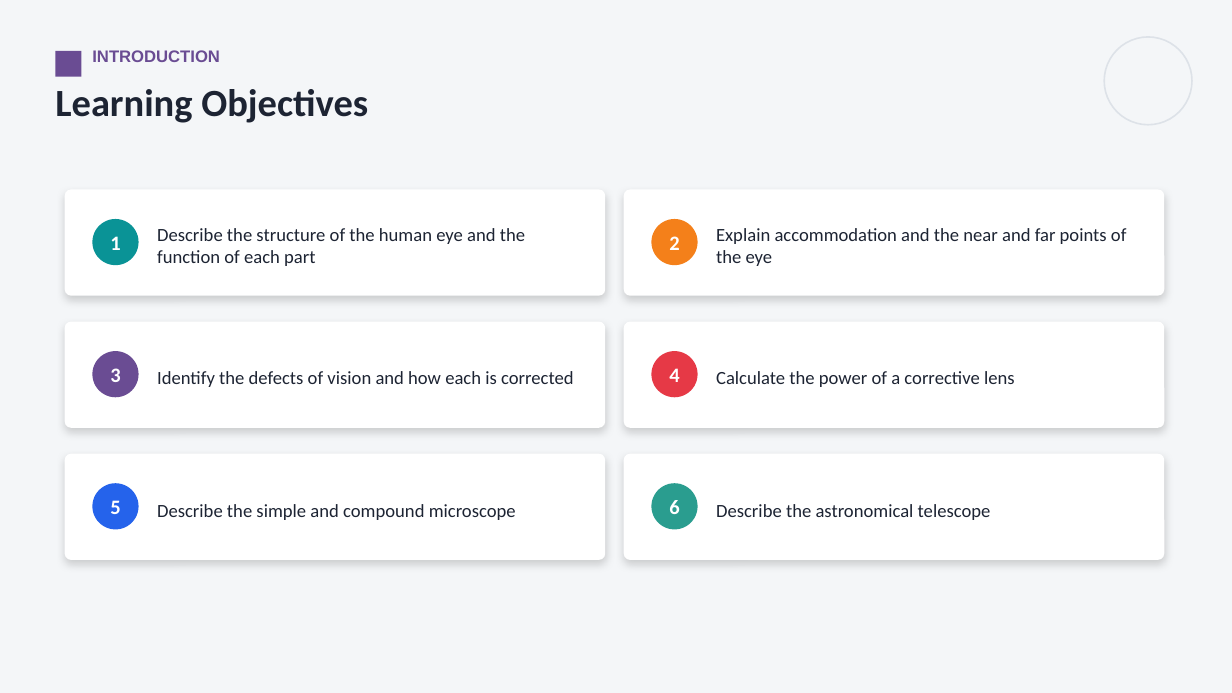
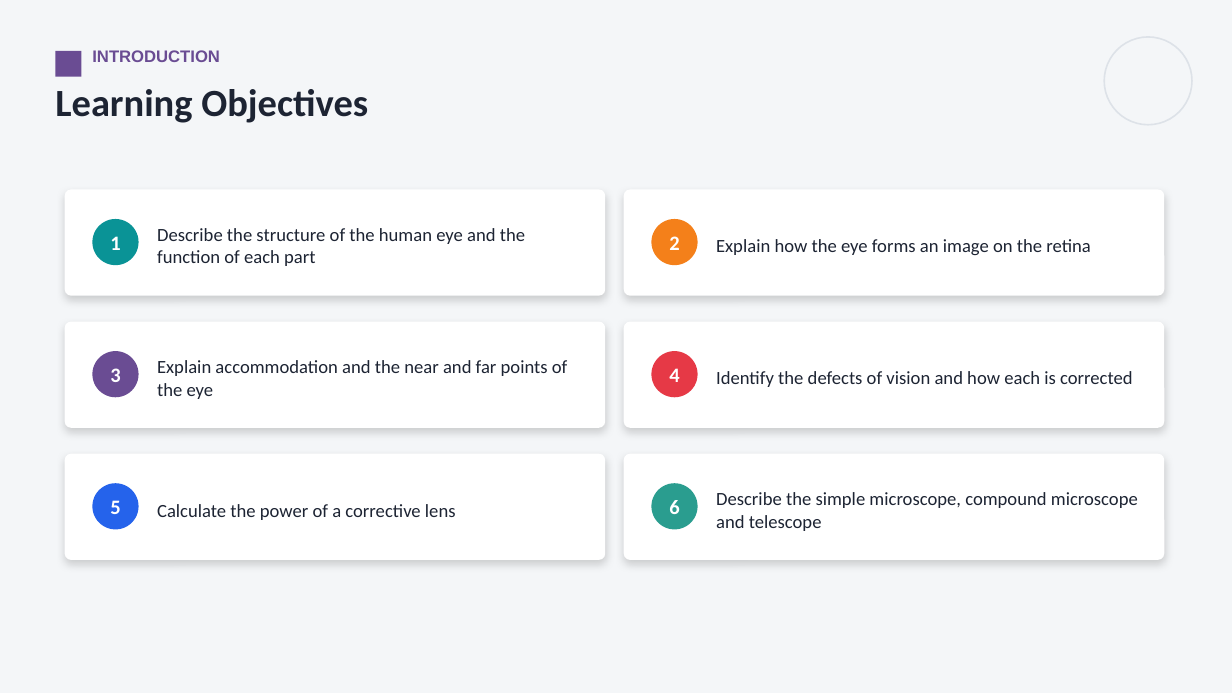
Before and after one commit to parmeshwars2911/MyFirstAR, a slide deck: slide 2 of ppt/TN_Grade10/TN10_S22_Human_Eye.pptx. Drawn at 1232x693 pixels with LibreOffice and Linux fonts; fonts in the diff are those of the drawing. Boxes give left, top, right and bottom in pixels: in the first picture for what was removed or moved away, otherwise in the second. Text is boxed around its words. In the diff, an @@ line names an element or a change of style, - is before the commit and + after.

```diff
--- a/ppt/TN_Grade10/TN10_S22_Human_Eye.pptx
+++ b/ppt/TN_Grade10/TN10_S22_Human_Eye.pptx
@@ text at [716,239,1091,255]: text changed @@
-Explain accommodation and the near and far points of the eye
+Explain how the eye forms an image on the retina
@@ text at [157,360,567,399]: text changed @@
-Identify the defects of vision and how each is corrected
+Explain accommodation and the near and far points of the eye
@@ text at [716,371,1133,387]: text changed @@
-Calculate the power of a corrective lens
+Identify the defects of vision and how each is corrected
@@ text at [157,504,456,520]: text changed @@
-Describe the simple and compound microscope
+Calculate the power of a corrective lens
@@ text at [716,492,1138,531]: text changed @@
-Describe the astronomical telescope
+Describe the simple microscope, compound microscope and telescope
```
Also in this commit, not shown: 10 other slides changed, 10 slides added, 6 other files.
